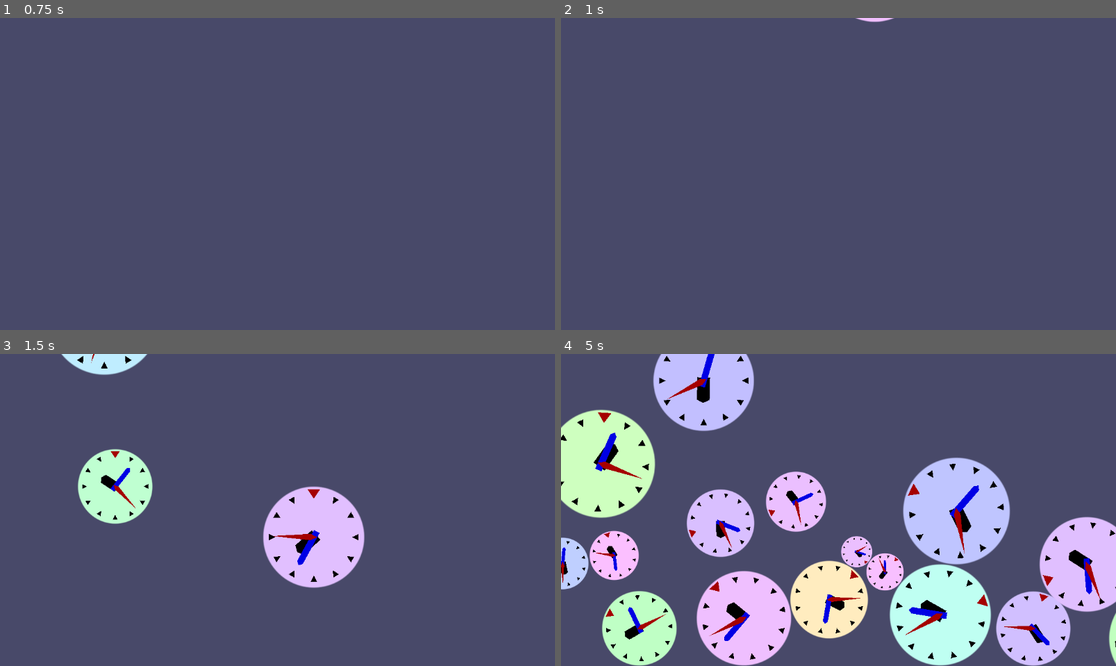
Above: before the commit, frames 1-4 (two rows, left to right).
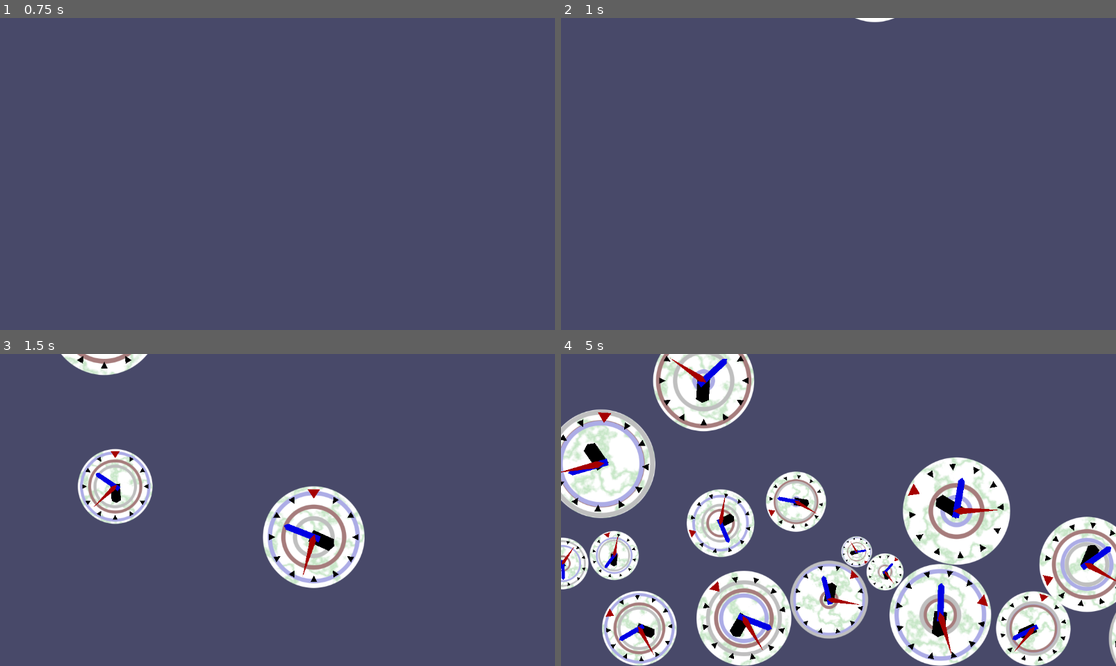
Above: after the commit, the same moments.

Repository: BananaBruise/godot-catlike-intro
Game: Godot game, scene res://main.tscn
Two runs of this game, one before a commit and one after it. Both use one fixed random seed, a clock stepped at 60 frames per second and the inputs below.
Inputs:
- Up to frame 1 (0.75 s): tap Enter at 0.5 s
- Up to frame 2 (1 s): no input
- Up to frame 3 (1.5 s): no input
- Up to frame 4 (5 s): no input

Frame 1 is identical in both runs. In frame 2, less than 0.1% of the frame differs, in the area x 52-61%, y 0-2%; in frame 3, 7.5%; in frame 4, 38%, in the area x 0-100%, y 0-100%.

Commit message:
finish Clock with Rings

Diff:
--- a/clock.gd
+++ b/clock.gd
@@ -37,6 +37,7 @@
 
 # override
 func _ready() -> void:
+	visualization.self_modulate.a = randf() # randomized mirroring
 	match start_time:
 		StartTimeMode.RANDOM_TIME:
 			seconds = randf_range(0.0, 43200.0) # rand up to 12 hours
@@ -53,14 +54,12 @@
 func _process(delta: float) -> void:
 	seconds += delta * time_scale
 	var s := fmod(seconds, 60.0) / 60
+	var m := fmod((seconds / 60.0), 60.0) / 60
+	var h := fmod((seconds / 3600.0), 12.0) / 12
 	second_arm.rotation = s * TAU
-	minute_arm.rotation = fmod((seconds / 60.0), 60.0) * TAU / 60
-	hour_arm.rotation = fmod((seconds / 3600.0), 12.0) * TAU / 12
-	visualization.self_modulate = Color.from_hsv(
-		s,
-		0.25,
-		1.0
-	)
+	minute_arm.rotation = m * TAU
+	hour_arm.rotation = h * TAU
+	visualization.self_modulate = Color(s, m, h, visualization.self_modulate.a)
 
 func _validate_property(property: Dictionary):
 	# disable unneeded properties when SYSTEM_TIME or RANDOM_TIME
--- /dev/null
+++ b/clock.gdshader
@@ -0,0 +1,61 @@
+shader_type canvas_item;
+
+const float SMOOTHING = 1.5;
+const float RING_THICKNESS = 0.1;
+
+varying flat vec4 clock_data;
+
+uniform vec3 second_color : source_color = vec3(0.5, 0.0, 0.0);
+uniform vec3 minute_color : source_color = vec3(0.0, 0.5, 0.0);
+uniform vec3 hour_color : source_color = vec3(0.0, 0.0, 0.5);
+
+//void fragment(){
+	//// Clock radius at fragment, normalized so it is 1.0 at its face edge.
+	//float radius = 2.0 * length(UV-vec2(0.5)); // x,y from center i.e. 0.5 on both axis
+	//COLOR = vec4(1.0);
+	//COLOR.rgb *= radius;
+	//if (radius > 1.0) {
+		//COLOR.w *= 0.0; // don't render beyond radius
+	//}
+//}
+float smooth_above(float threshold, float value) {
+	return smoothstep(threshold, threshold + fwidth(SMOOTHING*value), value);
+}
+
+float smooth_below(float threshold, float value) {
+	return smoothstep(threshold, threshold - fwidth(SMOOTHING*value), value);
+}
+
+float ring_weight(float start_radius, float radius) {
+	return (
+		smooth_above(start_radius, radius) *
+		smooth_below(start_radius + RING_THICKNESS, radius)
+	);
+}
+
+vec3 add_ring(vec3 color, vec3 ring_color, float start_radius, float radius) {
+	return mix(color, ring_color, ring_weight(start_radius, radius));
+}
+
+void vertex() {
+	clock_data = COLOR;
+}
+
+void fragment() {
+	float choice = clock_data.w;
+	COLOR.rgb = texture(
+		TEXTURE,
+		vec2(
+			choice > 0.5 ? UV.x : 1.0 - UV.x, // randomized x mirroring
+			choice < 0.25 || choice > 0.75 ? UV.y : 1.0 - UV.y // randomized y mirroring
+		)).rgb;
+	float radius = 2.0 * length(UV - vec2(0.5)); // normalized radius
+
+	// create rings
+	COLOR.rgb = add_ring(COLOR.rgb, second_color, clock_data.r, radius);
+	COLOR.rgb = add_ring(COLOR.rgb, minute_color, clock_data.g, radius);
+	COLOR.rgb = add_ring(COLOR.rgb, hour_color, clock_data.b, radius);
+
+	// set alpha based on radius
+	COLOR.a = smooth_below(1.0, radius);
+}
--- a/clock.tscn
+++ b/clock.tscn
@@ -1,6 +1,7 @@
-[gd_scene load_steps=6 format=3 uid="uid://dxsiv8d1nwnjl"]
+[gd_scene load_steps=9 format=3 uid="uid://dxsiv8d1nwnjl"]
 
 [ext_resource type="Script" path="res://clock.gd" id="1_u52qq"]
+[ext_resource type="Shader" path="res://clock.gdshader" id="2_iyico"]
 
 [sub_resource type="PhysicsMaterial" id="PhysicsMaterial_7agjg"]
 bounce = 0.25
@@ -8,17 +9,25 @@
 [sub_resource type="CircleShape2D" id="CircleShape2D_4b5dl"]
 radius = 128.0
 
-[sub_resource type="Gradient" id="Gradient_yy1b5"]
-offsets = PackedFloat32Array(0.98, 1)
-colors = PackedColorArray(1, 1, 1, 1, 1, 1, 1, 0)
+[sub_resource type="ShaderMaterial" id="ShaderMaterial_jl1s6"]
+shader = ExtResource("2_iyico")
+shader_parameter/second_color = Color(0.65098, 0.486275, 0.486275, 1)
+shader_parameter/minute_color = Color(0.67451, 0.67451, 0.901961, 1)
+shader_parameter/hour_color = Color(0.74902, 0.74902, 0.74902, 1)
 
-[sub_resource type="GradientTexture2D" id="GradientTexture2D_a5jh7"]
-gradient = SubResource("Gradient_yy1b5")
+[sub_resource type="Gradient" id="Gradient_dge7r"]
+offsets = PackedFloat32Array(0.375, 0.5, 0.625)
+colors = PackedColorArray(1, 1, 1, 1, 0.772549, 0.901961, 0.772549, 1, 1, 1, 1, 1)
+metadata/_snap_enabled = true
+metadata/_snap_count = 8
+
+[sub_resource type="FastNoiseLite" id="FastNoiseLite_rem0g"]
+
+[sub_resource type="NoiseTexture2D" id="NoiseTexture2D_8tra7"]
 width = 256
 height = 256
-fill = 1
-fill_from = Vector2(0.5, 0.5)
-fill_to = Vector2(1, 0.5)
+color_ramp = SubResource("Gradient_dge7r")
+noise = SubResource("FastNoiseLite_rem0g")
 
 [node name="Clock" type="RigidBody2D" node_paths=PackedStringArray("collision_shape", "visualization", "second_arm", "minute_arm", "hour_arm")]
 position = Vector2(576, 324)
@@ -34,7 +43,8 @@
 shape = SubResource("CircleShape2D_4b5dl")
 
 [node name="Visualization" type="Sprite2D" parent="."]
-texture = SubResource("GradientTexture2D_a5jh7")
+material = SubResource("ShaderMaterial_jl1s6")
+texture = SubResource("NoiseTexture2D_8tra7")
 
 [node name="Hour0" type="Polygon2D" parent="Visualization"]
 color = Color(0.647059, 0, 0, 1)
Not shown, changed: README.md
